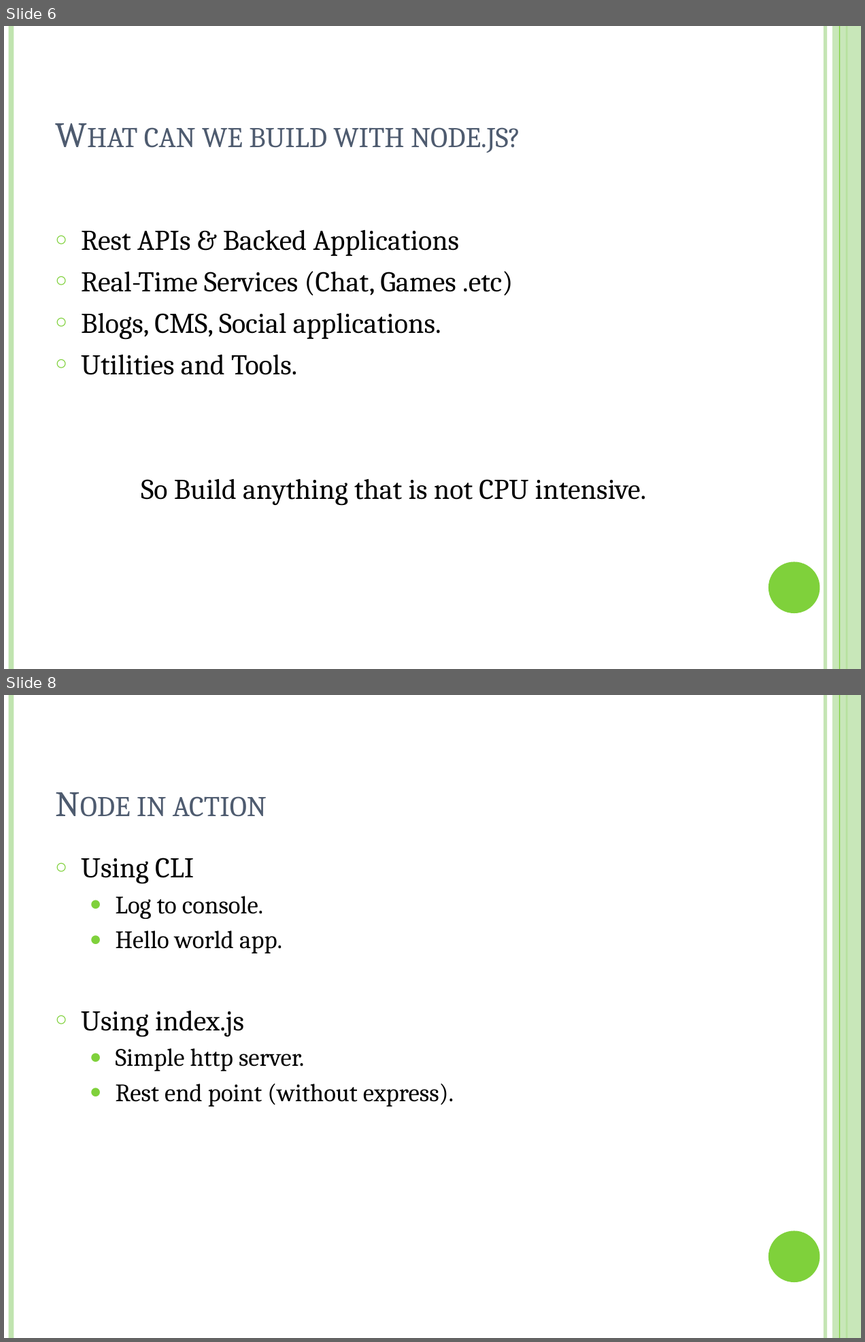
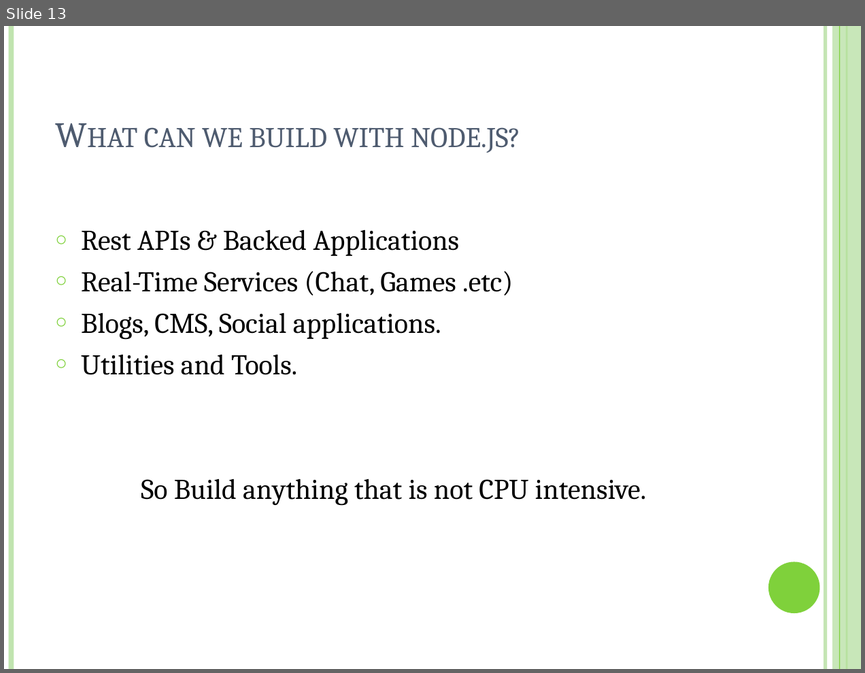
Before and after one commit to lakshmikanthadn/FresherTraining2018-NodeJS, a slide deck: Node js.pptx. Shown one above the other, each under a label of ours: slides 6 and 8 before the commit, slide 13 after it; the slides between them are not shown. The pictures are 865x1342 and 865x673 pixels, drawn with LibreOffice and Linux fonts; fonts in the diff are those of the drawing. Boxes give left, top, right and bottom in pixels: in the first picture for what was removed or moved away, otherwise in the second. Text is boxed around its words. In the diff, an @@ line names an element or a change of style, - is before the commit and + after.

```diff
--- a/Node js.pptx
+++ b/Node js.pptx
@@ slide 8 removed at box(4, 695, 861, 1338), background #FFFFFF; not listed: 6 template elements that a slide beside it also shows @@
@@ title removed at box(137, 796, 266, 817) @@
-Node in action
@@ text removed at box(81, 858, 453, 1106) @@
-○ Using CLI
-  ● Log to console.
-  ● Hello world app.
-○ Using index.js
-  ● Simple http server.
-  ● Rest end point (without express).
@@ what was slide 6 is now slide 13 @@
```
Also in this commit, not shown: 4 slides changed, 8 slides added, 4 other slides removed, 3 other files.
